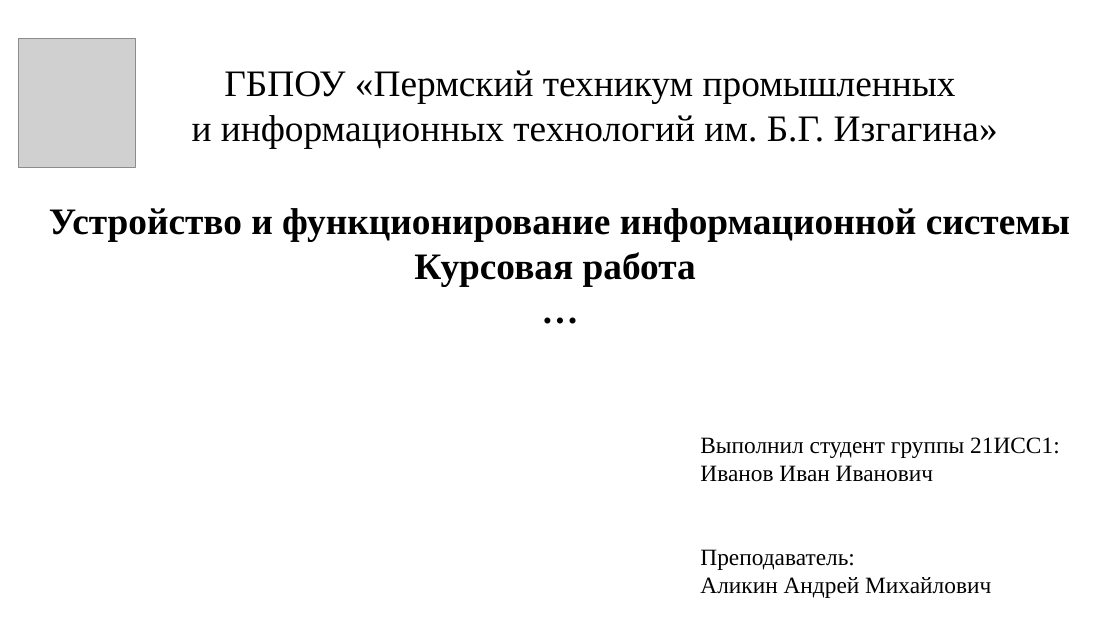
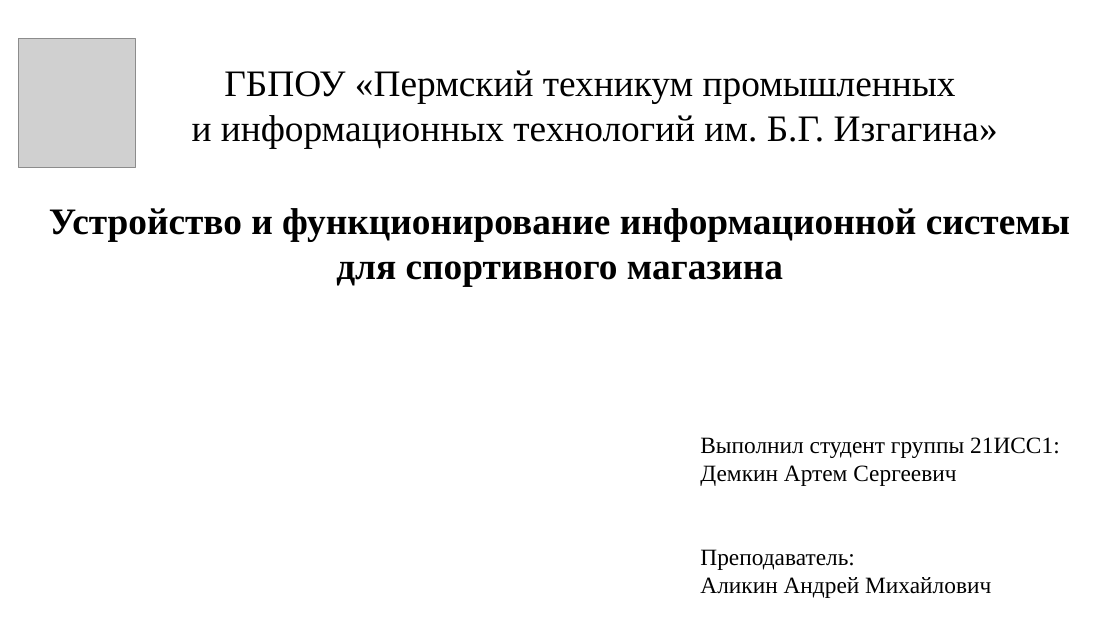
Before and after one commit to sa1kri/DFD, a slide deck: slide 1 of Образец.pptx. Drawn at 1120x630 pixels with LibreOffice and Linux fonts; fonts in the diff are those of the drawing; grey boxes stand for pictures; background and template pictures are left out. Boxes give left, top, right and bottom in pixels: in the first picture for what was removed or moved away, otherwise in the second. Text is boxed around its words. In the diff, an @@ line names an element or a change of style, - is before the commit and + after.

```diff
--- a/Образец.pptx
+++ b/Образец.pptx
@@ text at [49, 208, 1070, 286]: text changed @@
-Устройство и функционирование информационной системы
-Курсовая работа
-…
+Устройство и функционирование информационной системы
+для спортивного магазина
@@ text at [700, 465, 956, 486]: text changed @@
-Иванов Иван Иванович
+Демкин Артем Сергеевич
```
Also in this commit, not shown: 9 other slides changed, 2 slides added, 1 slide removed, 1 other file.
